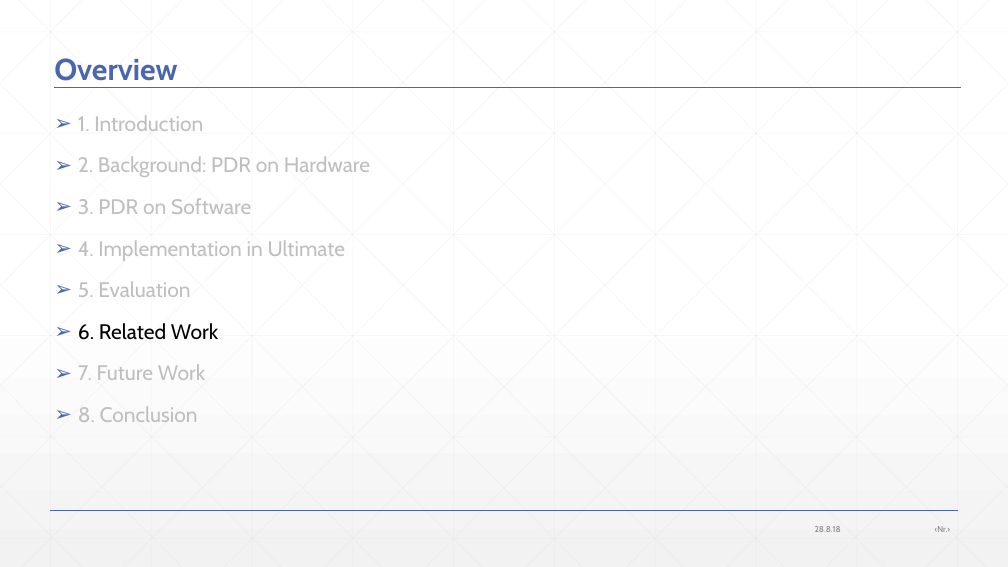
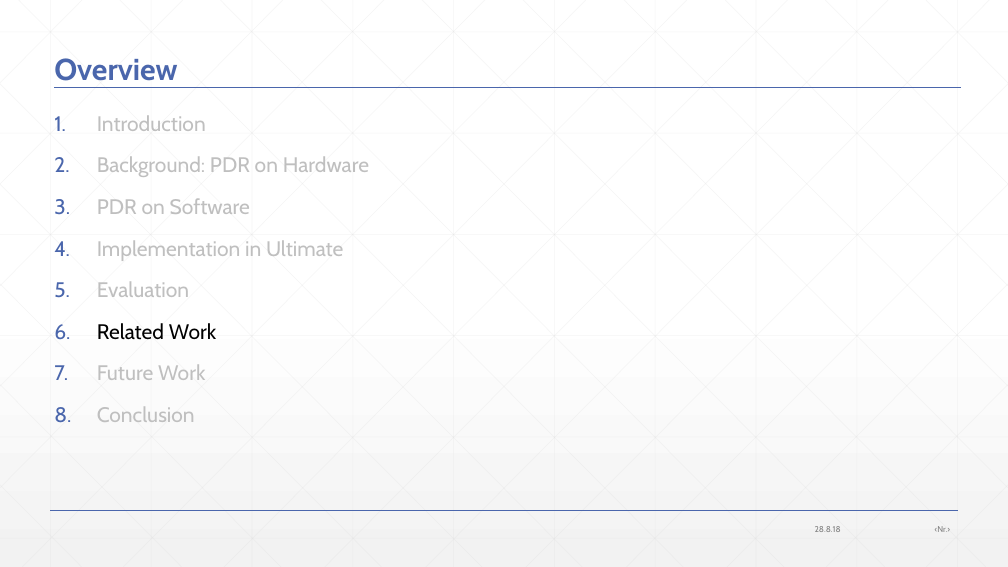
Before and after one commit to JonasWerner/BachelorThesis, a slide deck: slide 36 of Presentation/pdr_presentation.pptx (slide 24 before the commit). Drawn at 1008x567 pixels with LibreOffice and Linux fonts; fonts in the diff are those of the drawing. Boxes give left, top, right and bottom in pixels: in the first picture for what was removed or moved away, otherwise in the second. Text is boxed around its words. In the diff, an @@ line names an element or a change of style, - is before the commit and + after.

Commit message:
Added chapters for hardware PDR phases

```diff
--- a/Presentation/pdr_presentation.pptx
+++ b/Presentation/pdr_presentation.pptx
@@ text at <box>97,115,369,422</box>: text changed @@
-➢ 1. Introduction
-➢ 2. Background: PDR on Hardware
-➢ 3. PDR on Software
-➢ 4. Implementation in Ultimate
-➢ 5. Evaluation
-➢ 6. Related Work
-➢ 7. Future Work
-➢ 8. Conclusion
+1. Introduction
+2. Background: PDR on Hardware
+3. PDR on Software
+4. Implementation in Ultimate
+5. Evaluation
+6. Related Work
+7. Future Work
+8. Conclusion
```
Also in this commit, not shown: 10 other slides changed, 12 slides added, 1 other file.
